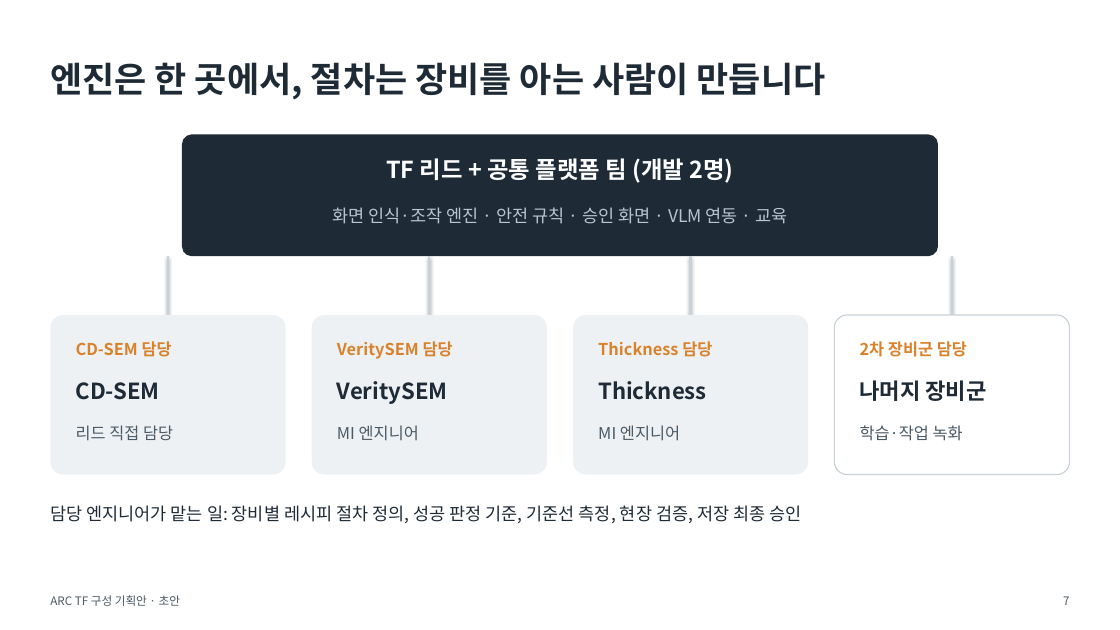
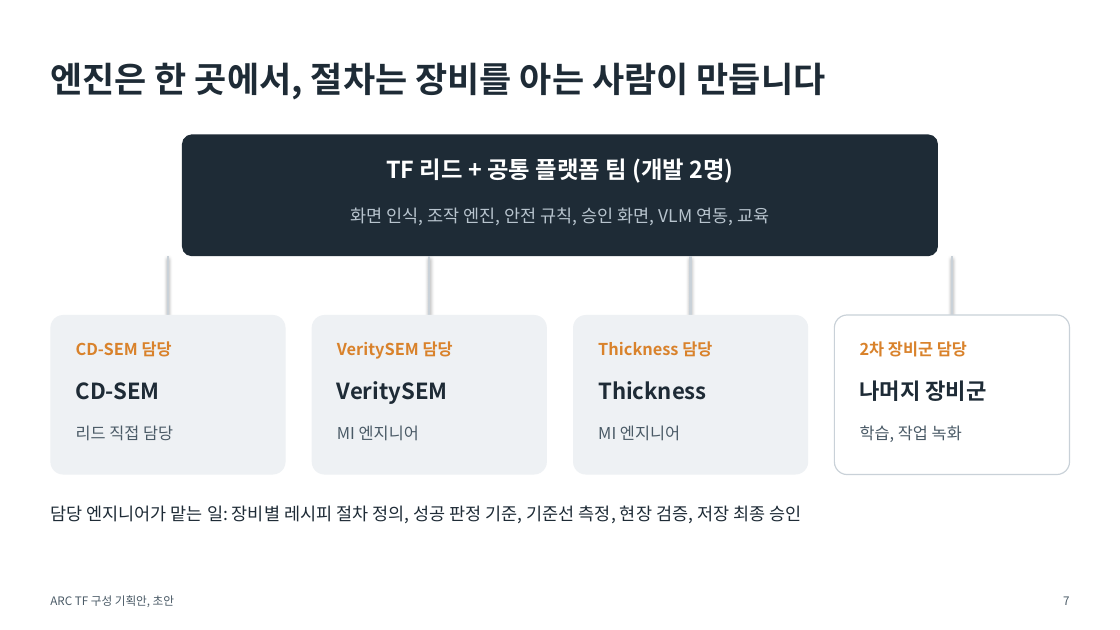
Before and after one commit to DarrenKoi/pm_notes, a slide deck: slide 7 of my-task/arc-tf/deliverables/arc-tf-proposal.pptx. Drawn at 1120x630 pixels with LibreOffice and Linux fonts; fonts in the diff are those of the drawing. Boxes give left, top, right and bottom in pixels: in the first picture for what was removed or moved away, otherwise in the second. Text is boxed around its words. In the diff, an @@ line names an element or a change of style, - is before the commit and + after.

```diff
--- a/my-task/arc-tf/deliverables/arc-tf-proposal.pptx
+++ b/my-task/arc-tf/deliverables/arc-tf-proposal.pptx
@@ text at <box>350,207,769,225</box>: text changed @@
-화면 인식·조작 엔진 · 안전 규칙 · 승인 화면 · VLM 연동 · 교육
+화면 인식, 조작 엔진, 안전 규칙, 승인 화면, VLM 연동, 교육
@@ text at <box>860,425,962,442</box>: text changed @@
-학습·작업 녹화
+학습, 작업 녹화
@@ text at <box>50,595,174,607</box>: text changed @@
-ARC TF 구성 기획안 · 초안
+ARC TF 구성 기획안, 초안
```
Also in this commit, not shown: 9 other slides changed, 28 other files.
